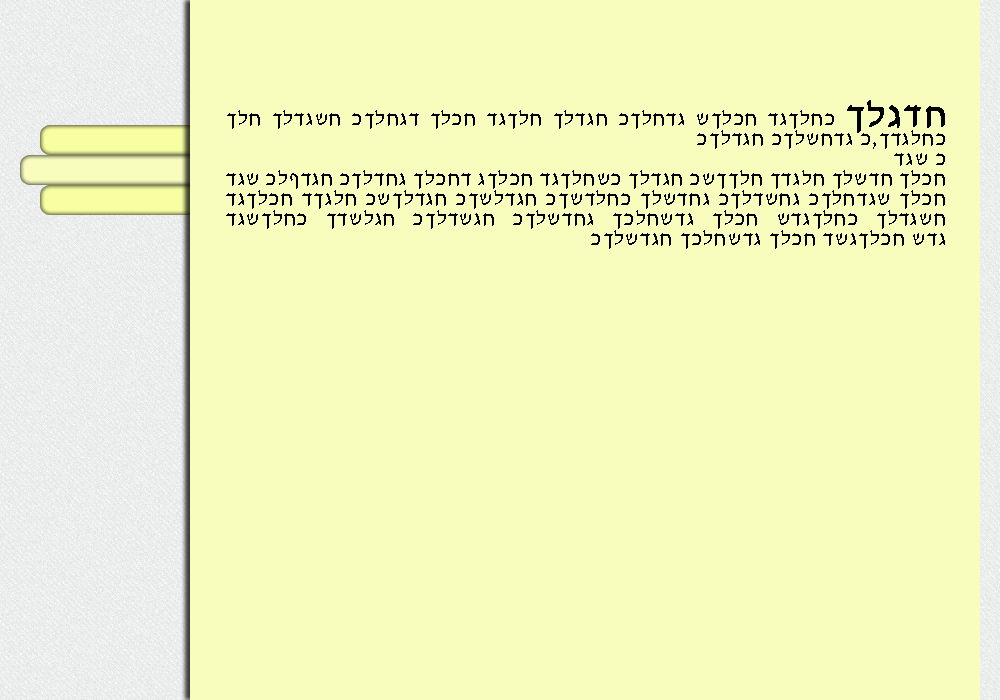
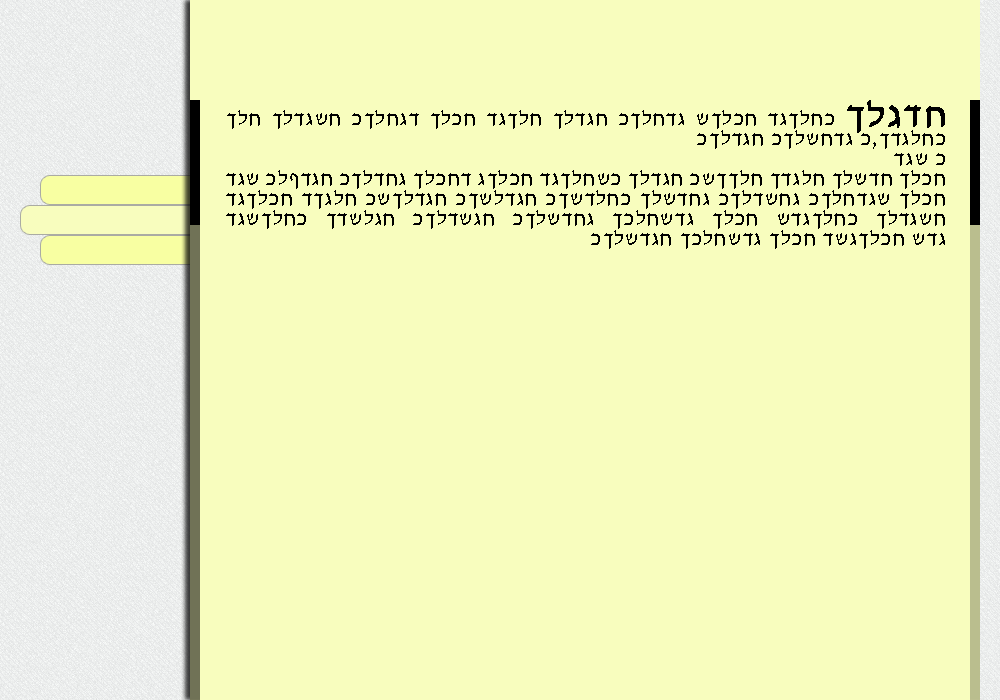
Revision of a layered 1000 x 700 image; what changed, layer by layer:
added group "Scroll" with 4 layers in group "Main Content" over <box>190,100,980,700</box>
added layer "Layer 4 copy" in group "Scroll" over <box>190,100,200,225</box>
added layer "Layer 4" in group "Scroll" over <box>970,100,980,225</box>
added layer "Layer 3 copy" (25%) in group "Scroll" over <box>970,100,980,700</box>
added layer "Layer 3" (55%) in group "Scroll" over <box>190,100,200,700</box>
painted on "Shape 1 copy" over <box>20,155,200,235</box>
painted on "Shape 1 copy 2" over <box>40,185,200,265</box>
painted on "Shape 1" over <box>40,125,200,205</box>
